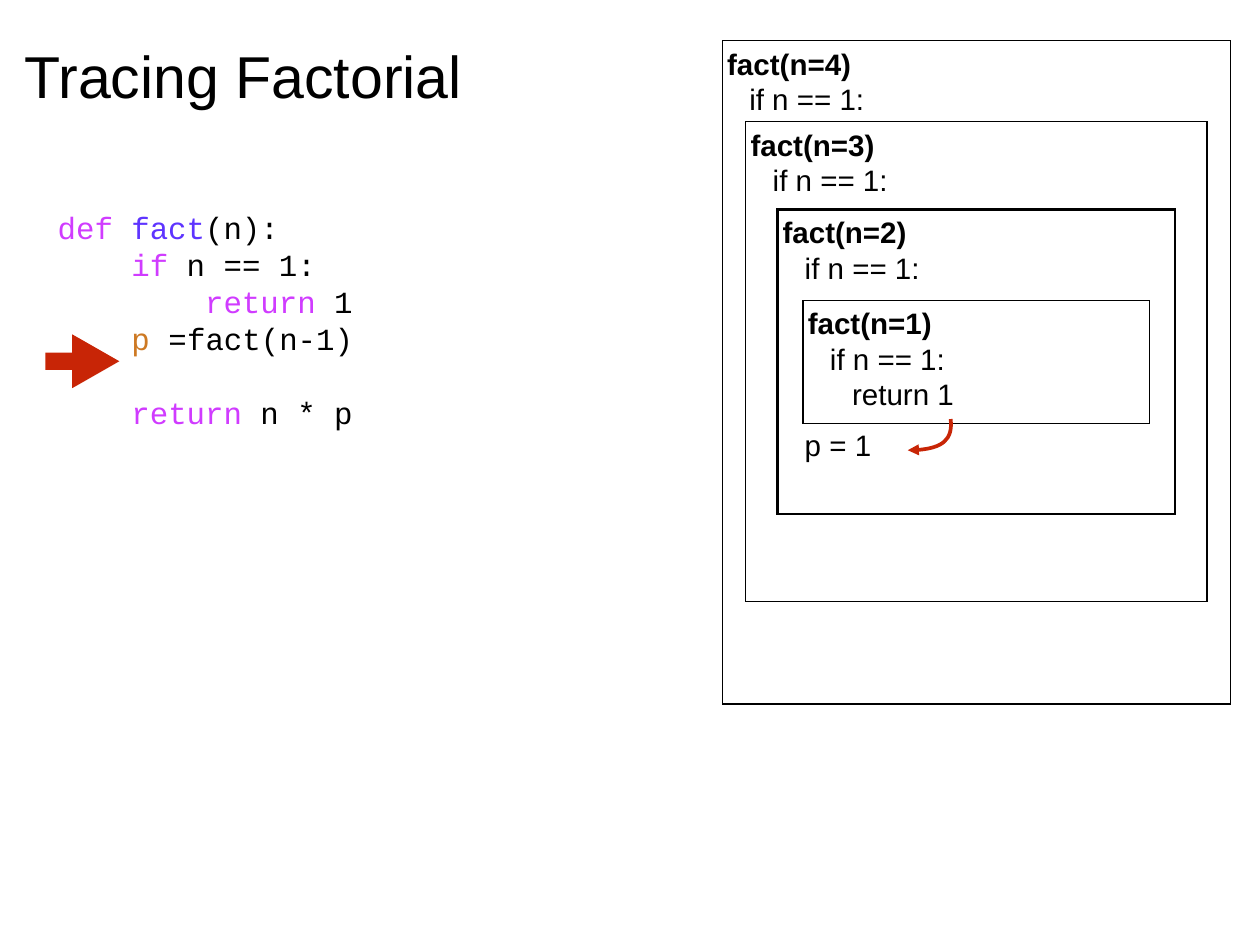
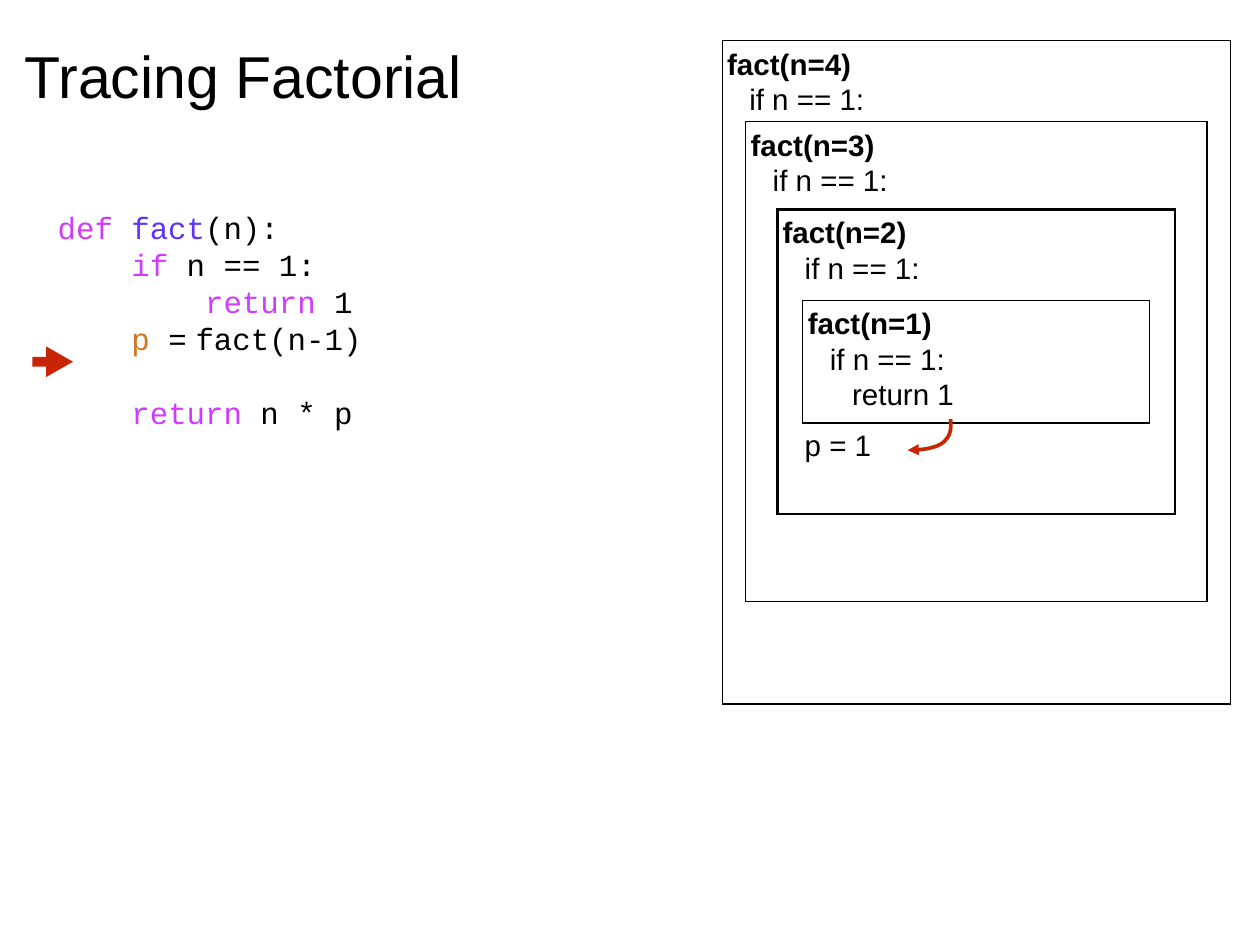
Before and after one commit to rogersjeffreyl/caraza-harter-com, a slide deck: slide 89 of tyler/meena/cs220/s20/materials/lec_23_S20.pptx (slide 82 before the commit). Drawn at 1260x945 pixels with LibreOffice and Linux fonts; fonts in the diff are those of the drawing. Boxes give left, top, right and bottom in pixels: in the first picture for what was removed or moved away, otherwise in the second. Text is boxed around its words. In the diff, an @@ line names an element or a change of style, - is before the commit and + after.

```diff
--- a/tyler/meena/cs220/s20/materials/lec_23_S20.pptx
+++ b/tyler/meena/cs220/s20/materials/lec_23_S20.pptx
@@ text "def fact(n):" rewrapped from (58, 217, 353, 431) to (58, 217, 362, 431) @@
@@ right arrow: place and size @@
-right arrow at (45, 334, 119, 388)
+right arrow at (33, 346, 74, 377)
@@ right arrow at (33, 346, 74, 377): proportions changed @@
```
Also in this commit, not shown: 99 other slides changed, 9 slides added, 5 slides removed, 1 other file.
